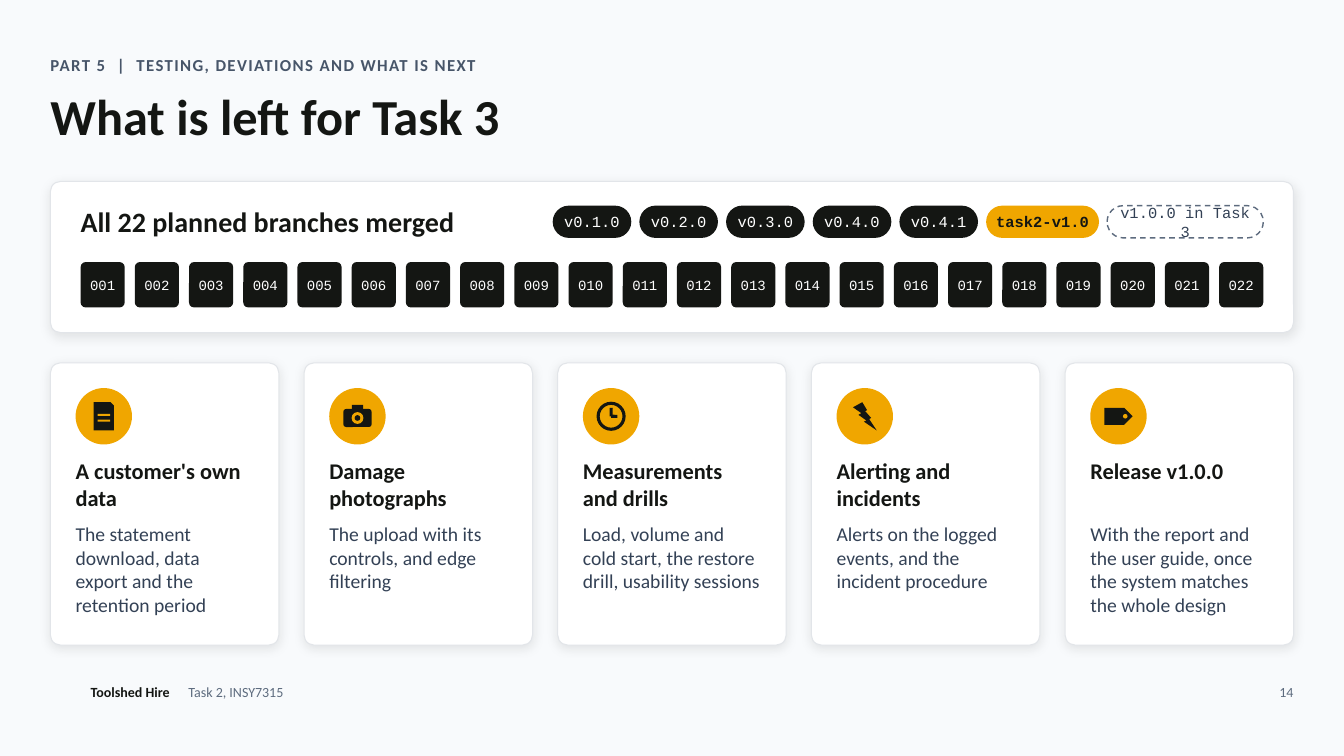
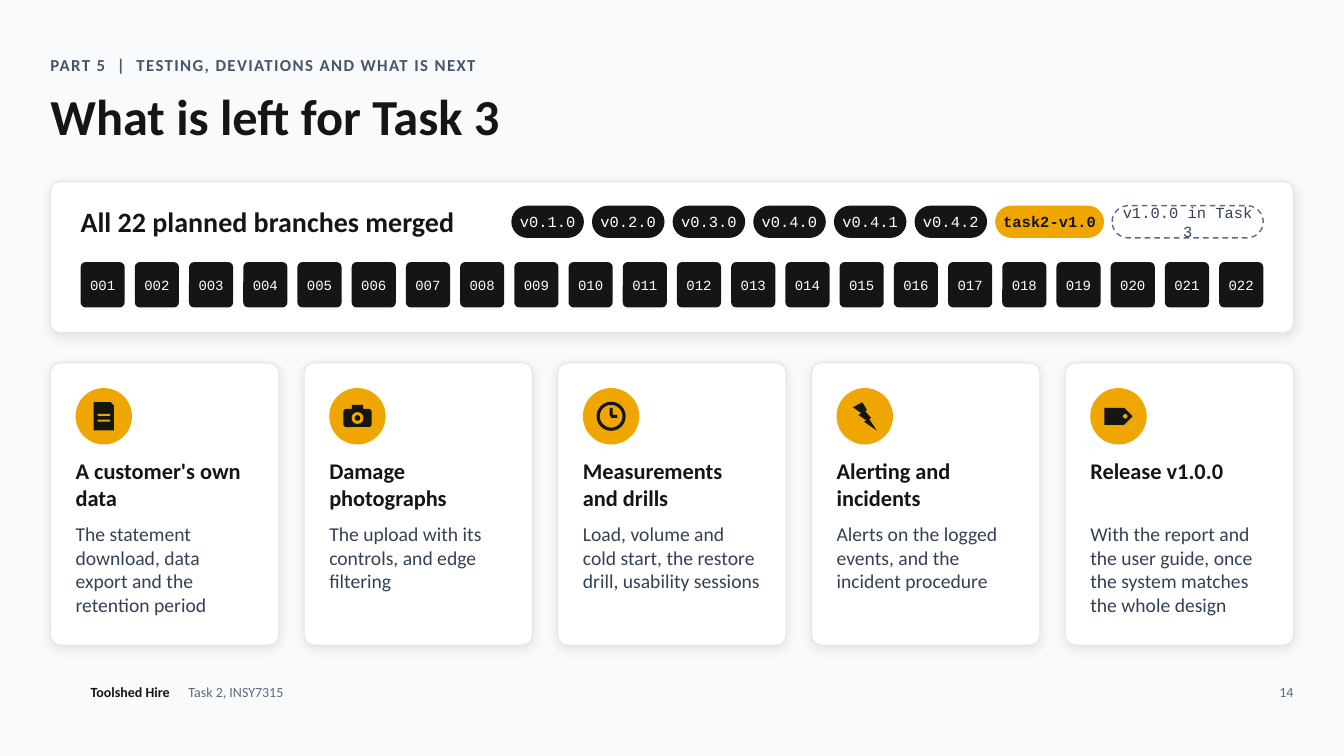
Before and after one commit to teon-artilionAI/toolshed-hire, a slide deck: slide 14 of docs/task2/slides/toolshed-hire-task-2.pptx. Drawn at 1344x756 pixels with LibreOffice and Linux fonts; fonts in the diff are those of the drawing; background and template pictures are left out. Boxes give left, top, right and bottom in pixels: in the first picture for what was removed or moved away, otherwise in the second. Text is boxed around its words. In the diff, an @@ line names an element or a change of style, - is before the commit and + after.

```diff
--- a/docs/task2/slides/toolshed-hire-task-2.pptx
+++ b/docs/task2/slides/toolshed-hire-task-2.pptx
@@ rounded rectangle "v0.1.0" resized from (x1=553, y1=206, x2=631, y2=238) to (x1=511, y1=206, x2=584, y2=238) @@
@@ rounded rectangle "v0.2.0" resized from (x1=639, y1=206, x2=718, y2=238) to (x1=592, y1=206, x2=664, y2=238) @@
@@ rounded rectangle "v0.3.0" resized from (x1=726, y1=206, x2=805, y2=238) to (x1=673, y1=206, x2=745, y2=238) @@
@@ rounded rectangle "v0.4.0" resized from (x1=813, y1=206, x2=891, y2=238) to (x1=753, y1=206, x2=826, y2=238) @@
@@ rounded rectangle "v0.4.1" resized from (x1=899, y1=206, x2=978, y2=238) to (x1=834, y1=206, x2=906, y2=238) @@
@@ rounded rectangle added at (x1=914, y1=206, x2=987, y2=238), fill #141613, 11 pt, text #FFFFFF @@
+v0.4.2
@@ rounded rectangle "task2-v1.0" resized from (x1=986, y1=206, x2=1099, y2=238) to (x1=995, y1=206, x2=1104, y2=238) @@
@@ rounded rectangle "v1.0.0 in Task 3" resized from (x1=1107, y1=206, x2=1263, y2=238) to (x1=1112, y1=206, x2=1263, y2=238) @@
```
Also in this commit, not shown: 2 other slides changed, 1 other file.
